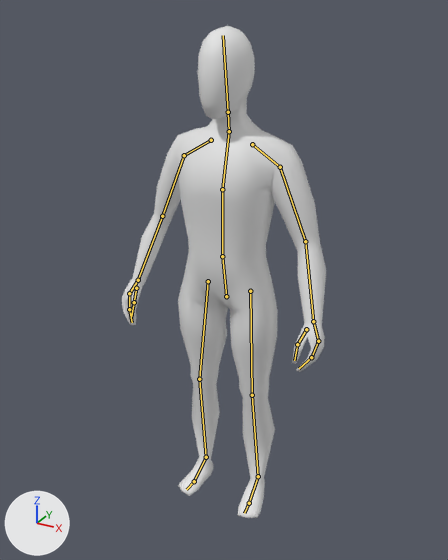
Before and after pictures for a commit that changed the Blender file Media/player.blend.
Rendered twice from a 50 mm camera at (0.98, -1.804, 1.858) aimed at (-0.012, -0.001, 0.956). Lighting does not change. The marker at lower left points along +X, +Y and +Z. The bones that bend it are drawn over the model as lines.

Names of what the first picture shows: 'Body'.
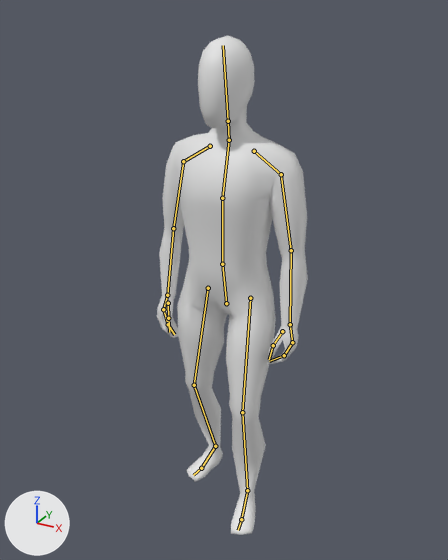
The newer file adds an action. The first version stands in its rest pose; the second is drawn at frame 1 of the action 'Idle'.

Changed parts and their boxes (x1, y1, x2, y2) in the pictures (448 x 560 px):
```json
{"object": "Body", "change": "posed", "before": [122, 26, 326, 518], "after": [157, 36, 308, 535], "on screen": "26% narrower"}
{"bone": "Hips", "before": "(226, 296) to (222, 256)", "after": "(226, 303) to (222, 264)"}
{"bone": "Shoulder.L", "before": "(252, 144) to (280, 167)", "after": "(254, 151) to (281, 174)"}
{"bone": "Upper.Arm.L", "before": "(280, 167) to (305, 241)", "after": "(281, 174) to (291, 250)"}
{"bone": "Lower.Arm.L", "before": "(305, 241) to (313, 321)", "after": "(291, 250) to (290, 324)"}
{"bone": "Finger.Lower.L", "before": "(311, 357) to (299, 368)", "after": "(284, 355) to (269, 361)"}
{"bone": "Shoulder.R", "before": "(211, 140) to (184, 155)", "after": "(210, 146) to (183, 161)"}
{"bone": "Upper.Arm.R", "before": "(184, 155) to (162, 216)", "after": "(183, 161) to (173, 228)"}
{"bone": "Lower.Arm.R", "before": "(162, 216) to (138, 280)", "after": "(173, 228) to (167, 295)"}
{"bone": "Finger.Lower.R", "before": "(129, 309) to (132, 322)", "after": "(168, 324) to (174, 334)"}
```

The change, as JSON lines over the scene's bpy script:
```json
{"block": "bone_hips", "where": "bone_hips = bpy.data.objects['Armature'].pose.bones['Hips']"}
{"op": "set", "path": "bone_hips.location", "old": "(0.0, 0.0, 0.0)", "new": "(0.0, -0.028, 0.005)"}
{"block": "bone_shoulder_l", "where": "bone_shoulder_l = bpy.data.objects['Armature'].pose.bones['Shoulder.L']  # child of 'Chest'"}
{"op": "set", "path": "bone_shoulder_l.location", "old": "(0.0, 0.0, 0.0)", "new": "(-0.009, 0.0, 0.0)"}
{"op": "set", "path": "bone_shoulder_l.rotation_quaternion", "old": "(1.0, 0.0, 0.0, 0.0)", "new": "(1.0, 0.0, -0.001, -0.012)", "note": "degrees (0, 0, 0) -> degrees (0, 0, -1)"}
{"block": "bone_upper_arm_l", "where": "bone_upper_arm_l = bpy.data.objects['Armature'].pose.bones['Upper.Arm.L']  # child of 'Shoulder.L'"}
{"op": "set", "path": "bone_upper_arm_l.rotation_quaternion", "old": "(1.0, 0.0, 0.0, 0.0)", "new": "(0.995, 0.007, -0.002, -0.095)", "note": "degrees (0, 0, 0) -> degrees (1, 0, -11)"}
{"block": "bone_lower_arm_l", "where": "bone_lower_arm_l = bpy.data.objects['Armature'].pose.bones['Lower.Arm.L']  # child of 'Upper.Arm.L'"}
{"op": "set", "path": "bone_lower_arm_l.rotation_quaternion", "old": "(1.0, 0.0, 0.0, 0.0)", "new": "(0.994, -0.105, 0.008, -0.002)", "note": "degrees (0, 0, 0) -> degrees (-12, 1, 0)"}
{"block": "bone_finger_lower_l", "where": "bone_finger_lower_l = bpy.data.objects['Armature'].pose.bones['Finger.Lower.L']  # child of 'Finger.Upper.L'"}
{"op": "set", "path": "bone_finger_lower_l.rotation_quaternion", "old": "(1.0, 0.0, 0.0, 0.0)", "new": "(0.992, 0.002, -0.063, -0.105)", "note": "degrees (0, 0, 0) -> degrees (1, -7, -12)"}
{"block": "bone_shoulder_r", "where": "bone_shoulder_r = bpy.data.objects['Armature'].pose.bones['Shoulder.R']  # child of 'Chest'"}
{"op": "set", "path": "bone_shoulder_r.location", "old": "(0.0, 0.0, 0.0)", "new": "(0.009, 0.0, 0.0)"}
{"op": "set", "path": "bone_shoulder_r.rotation_quaternion", "old": "(1.0, 0.0, 0.0, 0.0)", "new": "(1.0, 0.0, 0.001, 0.012)", "note": "degrees (0, 0, 0) -> degrees (0, 0, 1)"}
{"block": "bone_upper_arm_r", "where": "bone_upper_arm_r = bpy.data.objects['Armature'].pose.bones['Upper.Arm.R']  # child of 'Shoulder.R'"}
{"op": "set", "path": "bone_upper_arm_r.rotation_quaternion", "old": "(1.0, 0.0, 0.0, 0.0)", "new": "(0.995, 0.007, 0.002, 0.095)", "note": "degrees (0, 0, 0) -> degrees (1, 0, 11)"}
{"block": "bone_lower_arm_r", "where": "bone_lower_arm_r = bpy.data.objects['Armature'].pose.bones['Lower.Arm.R']  # child of 'Upper.Arm.R'"}
{"op": "set", "path": "bone_lower_arm_r.rotation_quaternion", "old": "(1.0, 0.0, 0.0, 0.0)", "new": "(0.994, -0.105, -0.008, 0.002)", "note": "degrees (0, 0, 0) -> degrees (-12, -1, 0)"}
{"block": "bone_finger_lower_r", "where": "bone_finger_lower_r = bpy.data.objects['Armature'].pose.bones['Finger.Lower.R']  # child of 'Finger.Upper.R'"}
{"op": "set", "path": "bone_finger_lower_r.rotation_quaternion", "old": "(1.0, 0.0, 0.0, 0.0)", "new": "(0.992, 0.002, 0.063, 0.105)", "note": "degrees (0, 0, 0) -> degrees (1, 7, 12)"}
{"block": "bone_calf_ik_l", "where": "bone_calf_ik_l = bpy.data.objects['Armature'].pose.bones['Calf.IK.L']"}
{"op": "set", "path": "bone_calf_ik_l.location", "old": "(0.0, 0.0, 0.0)", "new": "(0.0, -0.095, 0.002)"}
{"op": "set", "path": "bone_calf_ik_l.rotation_quaternion", "old": "(1.0, 0.0, 0.0, 0.0)", "new": "(0.998, 0.0, 0.001, 0.061)", "note": "degrees (0, 0, 0) -> degrees (0, 0, 7)"}
{"block": "bone_calf_ik_r", "where": "bone_calf_ik_r = bpy.data.objects['Armature'].pose.bones['Calf.IK.R']"}
{"op": "set", "path": "bone_calf_ik_r.location", "old": "(0.0, 0.0, 0.0)", "new": "(0.0, 0.085, -0.002)"}
{"op": "set", "path": "bone_calf_ik_r.rotation_quaternion", "old": "(1.0, 0.0, 0.0, 0.0)", "new": "(0.998, 0.0, -0.001, -0.058)", "note": "degrees (0, 0, 0) -> degrees (0, 0, -7)"}
```
